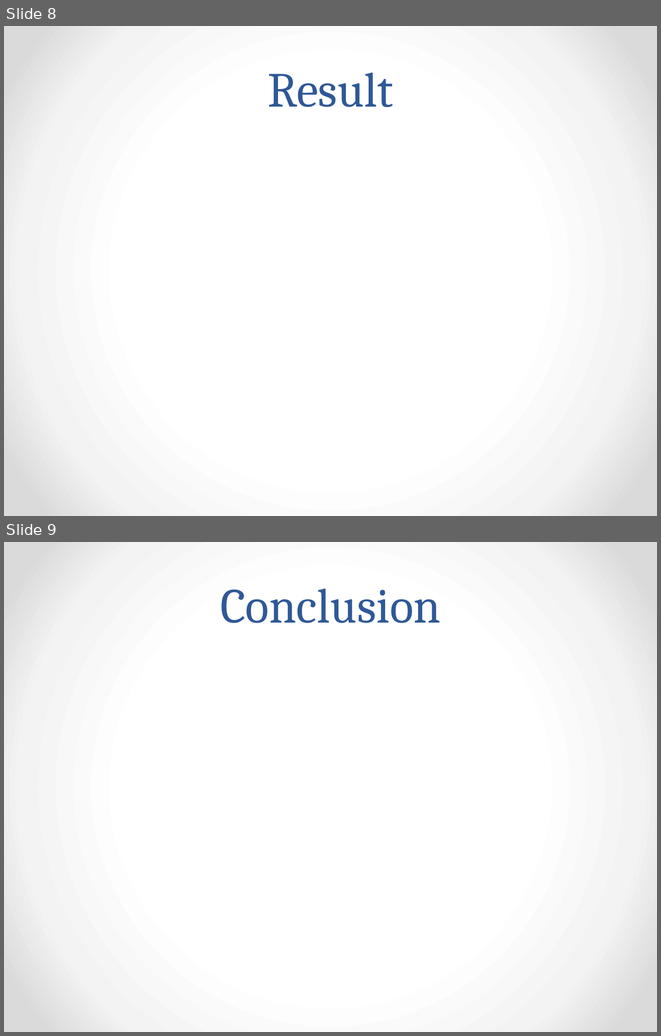
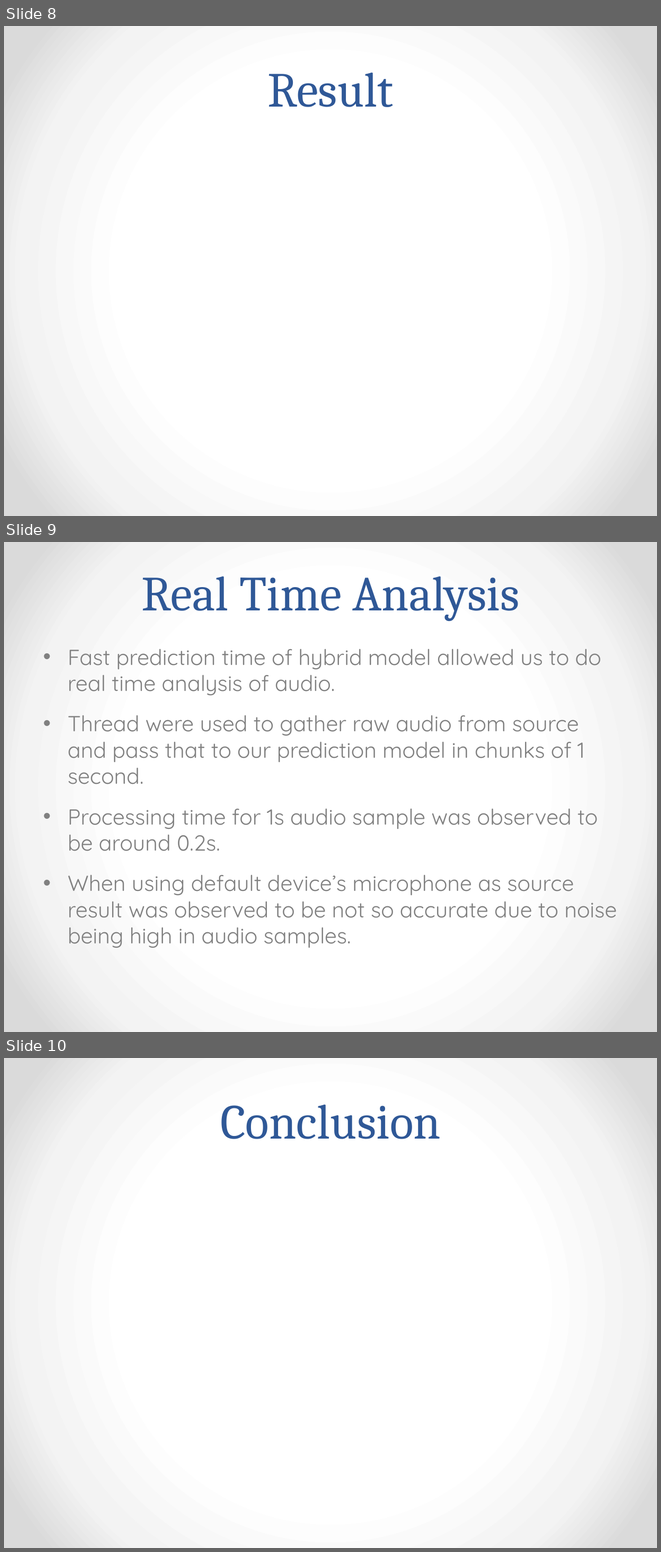
Before and after one commit to AudioExtractors/LanguageDetection, a slide deck: Docs/Presentation.pptx. Shown one above the other, each under a label of ours: slides 8 and 9 before the commit, slides 8, 9 and 10 after it. The pictures are 661x1036 and 661x1552 pixels, drawn with LibreOffice and Linux fonts; fonts in the diff are those of the drawing. Boxes give left, top, right and bottom in pixels: in the first picture for what was removed or moved away, otherwise in the second. Text is boxed around its words. In the diff, an @@ line names an element or a change of style, - is before the commit and + after.

Commit message:
Changes 12:34am

```diff
--- a/Docs/Presentation.pptx
+++ b/Docs/Presentation.pptx
@@ slide 9 added at [4, 542, 657, 1032], background gradient #FFFFFF to #F4F4F4 to #DADADA @@
@@ title added at [142, 576, 519, 620], 54 pt, text #2F5897 @@
+Real Time Analysis
@@ text added at [68, 649, 617, 947], 24 pt, text #808080 @@
+• Fast prediction time of hybrid model allowed us to do real time analysis of audio.
+• Thread were used to gather raw audio from source and pass that to our prediction model in chunks of 1 second.
+• Processing time for 1s audio sample was observed to be around 0.2s.
+• When using default device’s microphone as source result was observed to be not so accurate due to noise being high in audio samples.
@@ what was slide 9 is now slide 10 @@
```
Also in this commit, not shown: 1 other slide added, 1 slide removed.
